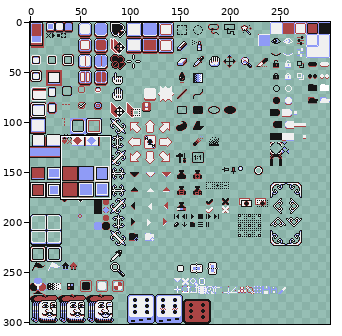
Sprite sheet -- sheet.png. The picture above shows the old version from afar; the outline marks the close-up.
Close-up. Before the edit:
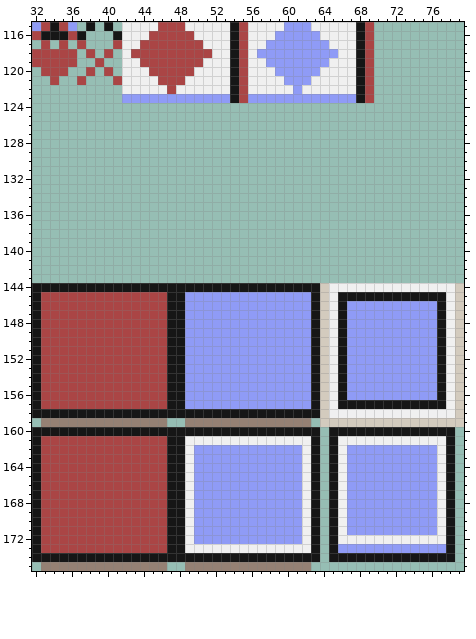
The file is 300x302 pixels. Colours within 5 levels of each other are drawn and written as one. Shown: x 32..79, y 115..175. The commit also changed other parts of the picture, which this record leaves out.
And afterwards:
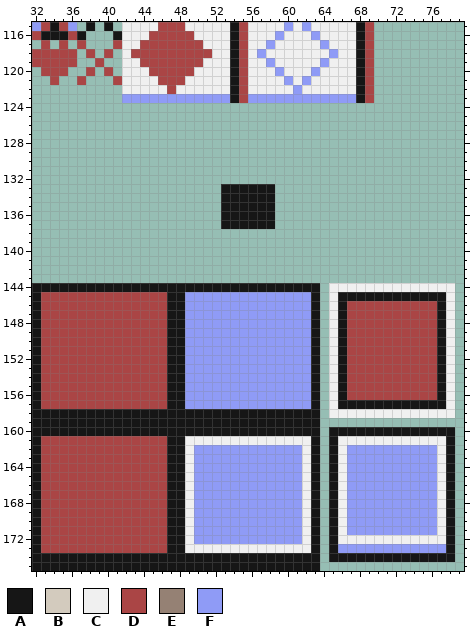
Palette (. is transparent): A #161616  B #d3cbbe  C #f0f0f0  D #aa4545  E #958174  F #8f9bf6
Edits made:
Colour A is added in rows 133 to 137 at x 53 to 58; in row 159 at x 32, 47 to 48 and 63; in row 175 at x 32, 47 to 48 and 63.
Colour A replaces colour E in row 159 at x 33 to 46 and 49 to 62; in row 175 at x 33 to 46 and 49 to 62.
Colour C replaces colour F in row 115 at x 61; in row 116 at x 60 to 62; in row 117 at x 59 to 63; in row 118 at x 58 to 64; in row 119 at x 59 to 63; in row 120 at x 60 to 62.
Colour C replaces colour F in row 121 at x 61.
Colour D replaces colour F in rows 146 to 156 at x 67 to 76.
Colour B is gone in rows 144 to 158 at x 64 and 79; in row 159 at x 64 to 79.
Where, in picture pixels (left, top, right, bottom), the same in both close-ups:
changed: (266, 22, 329, 85)
added: (221, 184, 275, 229)
changed: (32, 283, 464, 427)
changed: (32, 562, 320, 571)
